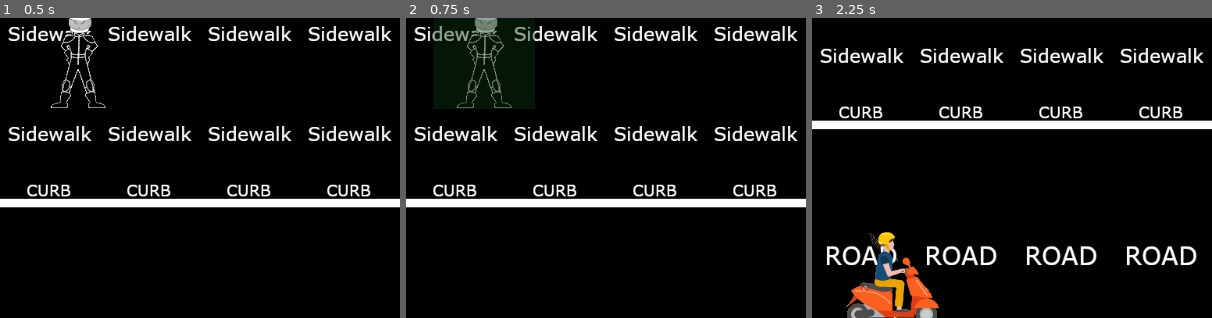
Above: before the commit, frames 1-3 (left to right).
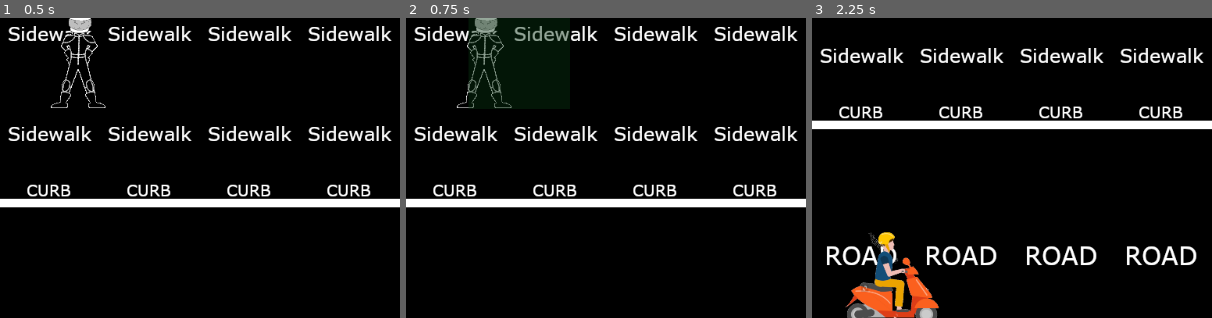
Above: after the commit, the same moments.

Repository: Anatolij-Grigorjev/MopedRebel
Game: Godot game, scene res://stages/stage_road1.tscn
The game is run twice, just before and just after one commit, with the same random seed, the same clock (stepped at 60 frames per second) and the same inputs. The project has no main scene, so this scene is started directly. The engine's default icon, where the game draws it, is replaced by a stand-in: a white triangle on a blue panel in a dark square.
Inputs:
- Up to frame 1 (0.5 s): no input
- Up to frame 2 (0.75 s): hold Right (diss_right, bound only after the commit) from 0.53 s (still down); hold F (flip_bird) from 0.53 s (still down)
- Up to frame 3 (2.25 s): release Right (diss_right, bound only after the commit) at 1.28 s; release F (flip_bird) at 1.28 s; hold Down (diss_down, bound only after the commit) 1.28-2.03 s; tap F (flip_bird) at 1.35 s; hold Right (diss_right, bound only after the commit) from 2.03 s (still down); hold F (flip_bird) from 2.03 s (still down); tap Space (mount_moped) at 2.1 s
The pictures show only the part of the screen within x 0-50%, y 6-56%; the shares and areas given below are measured in that part.

Frame 1 is identical in both runs. In frame 2, 0.4% of the frame differs, in the area x 6-41%, y 2-30%; in frame 3, nothing differs.

Commit message:
move towards unified diss position model

Diff:
--- a/game/project.godot
+++ b/game/project.godot
@@ -60,6 +60,14 @@
  ]
 brake_left=[ Object(InputEventKey,"resource_local_to_scene":false,"resource_name":"","device":0,"alt":false,"shift":false,"control":false,"meta":false,"command":false,"pressed":false,"scancode":68,"unicode":0,"echo":false,"script":null)
  ]
+diss_left=[ Object(InputEventKey,"resource_local_to_scene":false,"resource_name":"","device":0,"alt":false,"shift":false,"control":false,"meta":false,"command":false,"pressed":false,"scancode":16777231,"unicode":0,"echo":false,"script":null)
+ ]
+diss_up=[ Object(InputEventKey,"resource_local_to_scene":false,"resource_name":"","device":0,"alt":false,"shift":false,"control":false,"meta":false,"command":false,"pressed":false,"scancode":16777232,"unicode":0,"echo":false,"script":null)
+ ]
+diss_right=[ Object(InputEventKey,"resource_local_to_scene":false,"resource_name":"","device":0,"alt":false,"shift":false,"control":false,"meta":false,"command":false,"pressed":false,"scancode":16777233,"unicode":0,"echo":false,"script":null)
+ ]
+diss_down=[ Object(InputEventKey,"resource_local_to_scene":false,"resource_name":"","device":0,"alt":false,"shift":false,"control":false,"meta":false,"command":false,"pressed":false,"scancode":16777234,"unicode":0,"echo":false,"script":null)
+ ]
 
 [layer_names]
 
--- /dev/null
+++ b/game/rebel/diss_positions.gd
@@ -0,0 +1,17 @@
+extends Node2D
+
+var diss_action_direction_to_pos_node = {}
+var active_diss_position_node
+
+func _ready():
+	diss_action_direction_to_pos_node = {
+		"diss_left": $diss_left_position,
+		"diss_right": $diss_right_position,
+		"diss_up": $diss_up_position,
+		"diss_down": $diss_down_position
+	}
+
+func _process(delta):
+	for diss_action_direction in diss_action_direction_to_pos_node:
+		if (Input.is_action_pressed(diss_action_direction)):
+			active_diss_position_node = diss_action_direction_to_pos_node[diss_action_direction]
--- /dev/null
+++ b/game/rebel/diss_positions.tscn
@@ -0,0 +1,28 @@
+[gd_scene load_steps=2 format=2]
+
+[ext_resource path="res://rebel/diss_positions.gd" type="Script" id=1]
+
+[node name="diss_positions" type="Node2D"]
+
+editor/display_folded = true
+script = ExtResource( 1 )
+
+[node name="diss_right_position" type="Position2D" parent="." index="0"]
+
+position = Vector2( 45, 0 )
+_sections_unfolded = [ "Transform" ]
+
+[node name="diss_left_position" type="Position2D" parent="." index="1"]
+
+position = Vector2( -45, 0 )
+_sections_unfolded = [ "Transform" ]
+
+[node name="diss_up_position" type="Position2D" parent="." index="2"]
+
+position = Vector2( 0, -75 )
+_sections_unfolded = [ "Transform" ]
+
+[node name="diss_down_position" type="Position2D" parent="." index="3"]
+
+position = Vector2( 0, 75 )
+_sections_unfolded = [ "Transform" ]
--- a/game/rebel/rebel_on_foot.gd
+++ b/game/rebel/rebel_on_foot.gd
@@ -4,16 +4,14 @@
 var dissing_zone_node_scene = preload("res://rebel/dissing_zone.tscn")
 var active_dissing_zone
 
-var diss_right_pos_node
-var diss_left_pos_node
+var diss_positions_control
+
 var active_sprite
 
 func _ready():
 	G.node_rebel_on_foot = self
 	active_sprite = $sprite_on_foot
-	diss_right_pos_node = $diss_right_position
-	diss_left_pos_node = $diss_left_position
-	pass
+	diss_positions_control = $diss_positions
 
 func disable():
 	set_physics_process(false)
@@ -43,7 +41,7 @@
 		if (active_dissing_zone == null):
 			active_dissing_zone = dissing_zone_node_scene.instance()
 			add_child(active_dissing_zone)
-		_set_dissing_zone_position(sign(velocity.x))
+		_set_dissing_zone_position()
 	else:
 		if (active_dissing_zone != null):
 			active_dissing_zone.clear_present_nodes()
@@ -52,8 +50,7 @@
 
 	var collision = move_and_collide(velocity * delta)
 
-func _set_dissing_zone_position(facing):
-	if (facing == C.FACING.RIGHT):
-		active_dissing_zone.global_position = diss_right_pos_node.global_position
-	if (facing == C.FACING.LEFT):
-		active_dissing_zone.global_position = diss_left_pos_node.global_position
+func _set_dissing_zone_position():
+	var active_position_node = diss_positions_control.active_diss_position_node
+	if (active_position_node != null):
+		active_dissing_zone.global_position = active_position_node.global_position
--- a/game/rebel/rebel_on_foot.tscn
+++ b/game/rebel/rebel_on_foot.tscn
@@ -1,15 +1,16 @@
-[gd_scene load_steps=5 format=2]
+[gd_scene load_steps=6 format=2]
 
 [ext_resource path="res://rebel/rebel_on_foot.gd" type="Script" id=1]
 [ext_resource path="res://rebel/rebel_on_foot.png" type="Texture" id=2]
 [ext_resource path="res://rebel/rebel_on_moped.png" type="Texture" id=3]
+[ext_resource path="res://rebel/diss_positions.tscn" type="PackedScene" id=4]
 
 [sub_resource type="RectangleShape2D" id=1]
 
 custom_solver_bias = 0.0
 extents = Vector2( 34.1616, 64 )
 
-[node name="rebel_on_foot" type="KinematicBody2D"]
+[node name="rebel_on_foot" type="KinematicBody2D" index="0"]
 
 input_pickable = false
 collision_layer = 8
@@ -58,12 +59,4 @@
 editor_draw_drag_margin = true
 _sections_unfolded = [ "Editor", "Limit" ]
 
-[node name="diss_right_position" type="Position2D" parent="." index="4"]
-
-position = Vector2( 45, 0 )
-_sections_unfolded = [ "Transform" ]
-
-[node name="diss_left_position" type="Position2D" parent="." index="5"]
-
-position = Vector2( -45, 0 )
-_sections_unfolded = [ "Transform" ]
+[node name="diss_positions" parent="." index="4" instance=ExtResource( 4 )]
--- a/game/rebel/rebel_on_moped.tscn
+++ b/game/rebel/rebel_on_moped.tscn
@@ -1,8 +1,9 @@
-[gd_scene load_steps=5 format=2]
+[gd_scene load_steps=6 format=2]
 
 [ext_resource path="res://rebel/rebel_on_moped.gd" type="Script" id=1]
 [ext_resource path="res://rebel/rebel_on_moped.png" type="Texture" id=2]
 [ext_resource path="res://rebel/rebel_on_foot.png" type="Texture" id=3]
+[ext_resource path="res://rebel/diss_positions.tscn" type="PackedScene" id=4]
 
 [sub_resource type="RectangleShape2D" id=1]
 
@@ -62,3 +63,5 @@
 editor_draw_limits = false
 editor_draw_drag_margin = false
 _sections_unfolded = [ "Limit" ]
+
+[node name="diss_positions" parent="." index="4" instance=ExtResource( 4 )]
--- a/game/stages/stage_road1.tscn
+++ b/game/stages/stage_road1.tscn
@@ -9,7 +9,7 @@
 [ext_resource path="res://transport/car_blue/car_blue1.tscn" type="PackedScene" id=7]
 [ext_resource path="res://citizens/white_worker/white_worker1.tscn" type="PackedScene" id=8]
 
-[node name="stage_road1" type="Node2D" index="0"]
+[node name="stage_road1" type="Node2D"]
 
 script = ExtResource( 1 )
 _sections_unfolded = [ "Transform" ]
